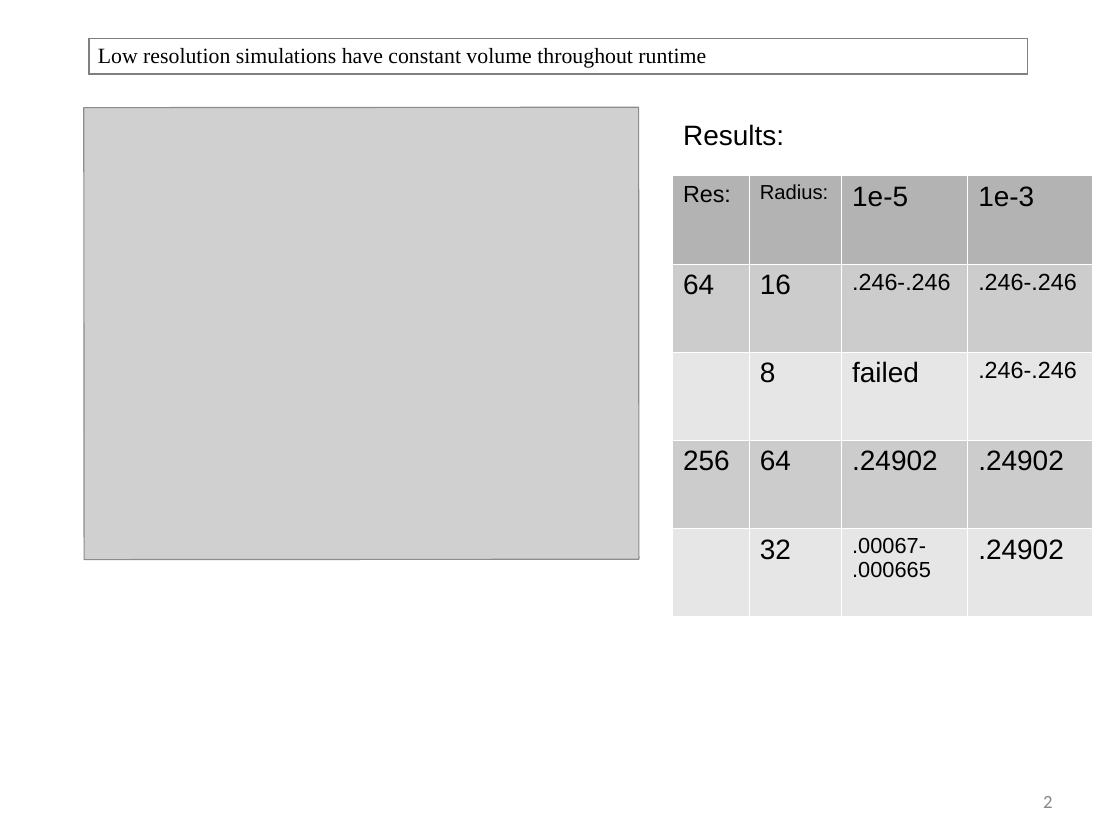
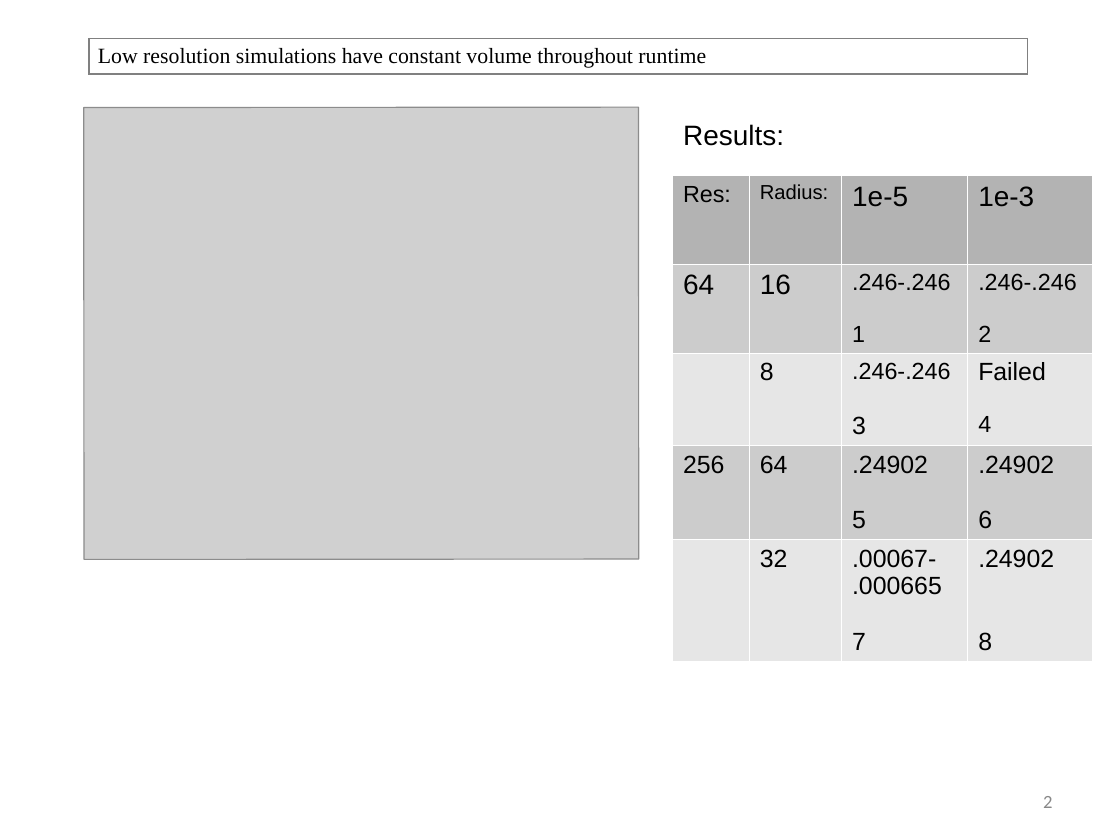
Before and after one commit to wbuz24/undergrad-repo, a slide deck: slide 2 of S23/EESCL/Dashboards/20230317_will.pptx. Drawn at 1120x840 pixels with LibreOffice and Linux fonts; fonts in the diff are those of the drawing; grey boxes stand for pictures. Boxes give left, top, right and bottom in pixels: in the first picture for what was removed or moved away, otherwise in the second. Text is boxed around its words. In the diff, an @@ line names an element or a change of style, - is before the commit and + after.

```diff
--- a/S23/EESCL/Dashboards/20230317_will.pptx
+++ b/S23/EESCL/Dashboards/20230317_will.pptx
@@ table at (672, 176, 1092, 655) @@
-row 2, column 3: .246-.246
+row 2, column 3: .246-.246 / 1
-row 2, column 4: .246-.246
+row 2, column 4: .246-.246 / 2
-row 3, column 3: failed
+row 3, column 3: .246-.246 / 3
-row 3, column 4: .246-.246
+row 3, column 4: Failed / 4
-row 4, column 3: .24902
+row 4, column 3: .24902 / 5
-row 4, column 4: .24902
+row 4, column 4: .24902 / 6
-row 5, column 3: .00067-.000665
+row 5, column 3: .00067-.000665 / 7
-row 5, column 4: .24902
+row 5, column 4: .24902 / 8
@@ size 18 to 16 pt in "8", "256", "64", "32" @@
```
Also in this commit, not shown: 1 other slide changed, 2 slides removed, 19 other files.
